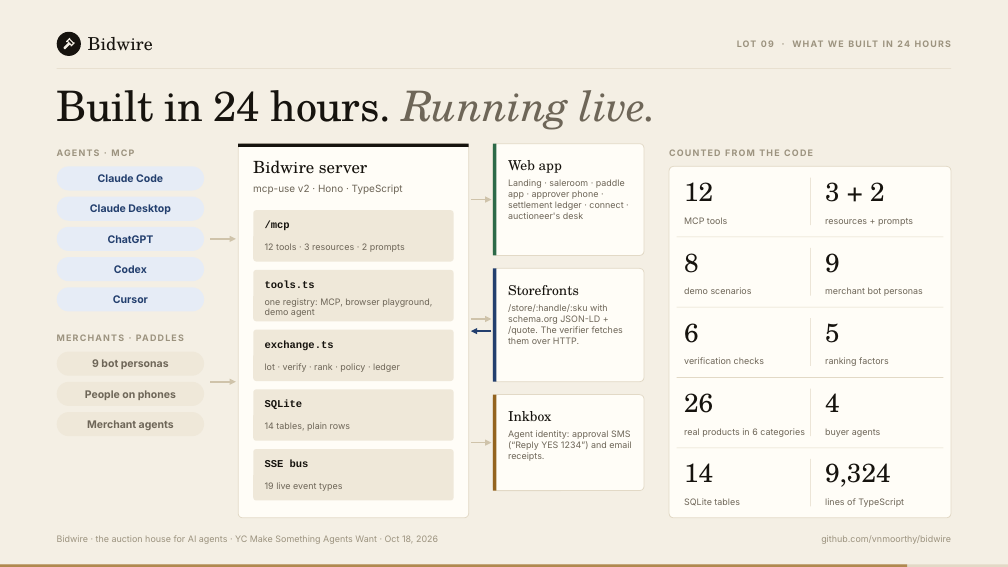
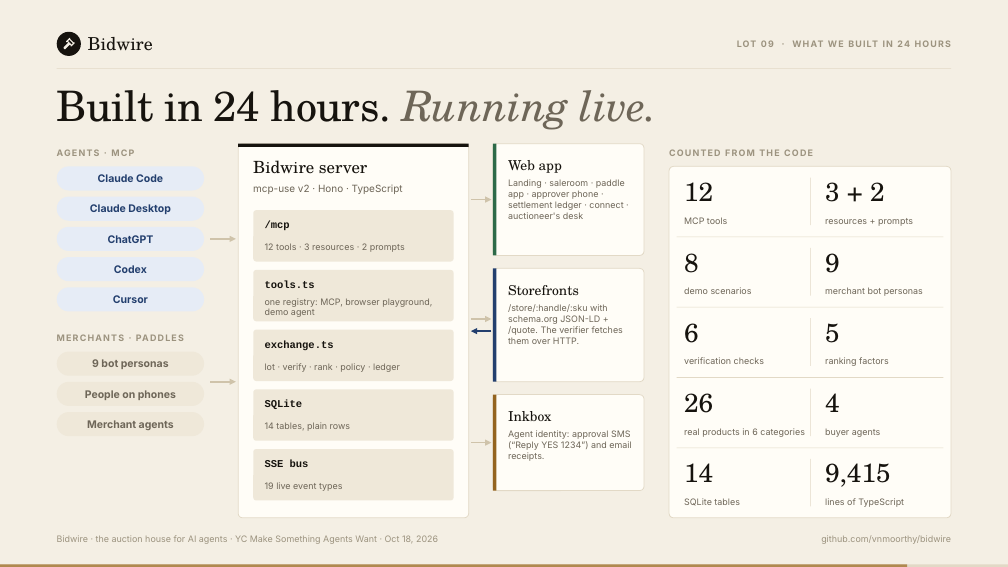
Before and after one commit to vnmoorthy/bidwire, a slide deck: slide 9 of docs/deck/Bidwire.pptx. Drawn at 1008x567 pixels with LibreOffice and Linux fonts; fonts in the diff are those of the drawing. Boxes give left, top, right and bottom in pixels: in the first picture for what was removed or moved away, otherwise in the second. Text is boxed around its words. In the diff, an @@ line names an element or a change of style, - is before the commit and + after.

```diff
--- a/docs/deck/Bidwire.pptx
+++ b/docs/deck/Bidwire.pptx
@@ text at [825,463,891,487]: text changed @@
-9,324
+9,415
```
Also in this commit, not shown: 1 other slide changed.
